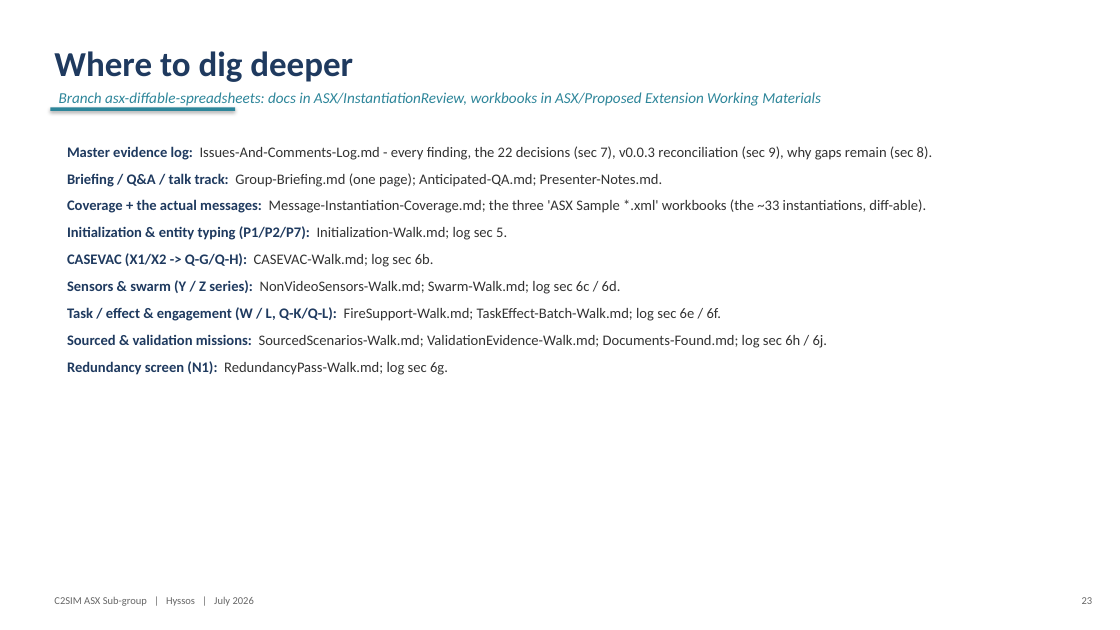
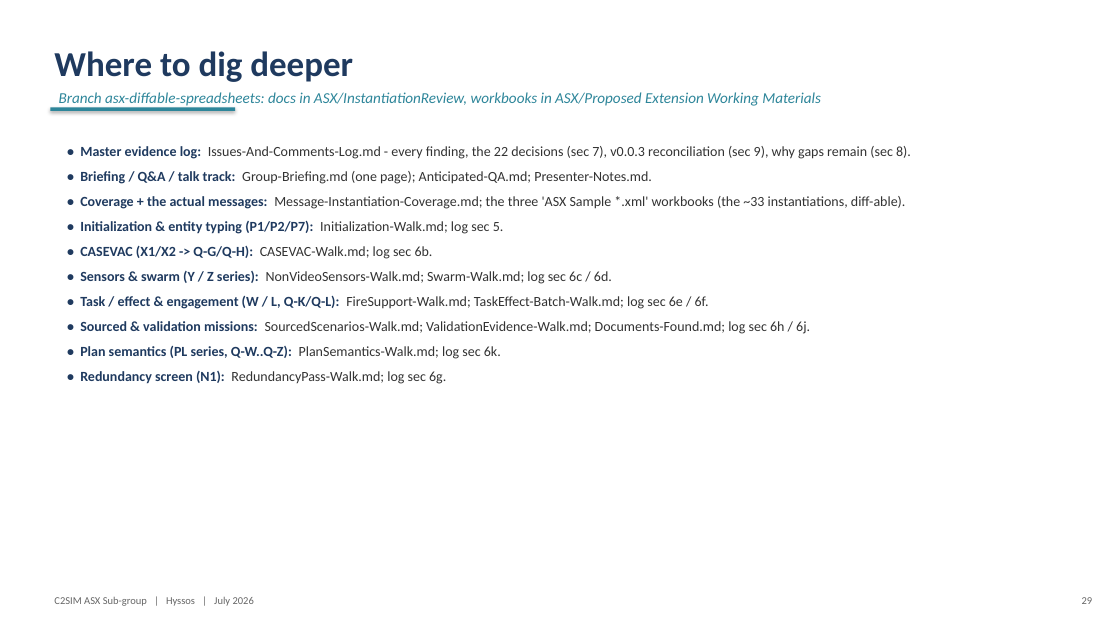
Before and after one commit to hyssostech/C2SIMArtifacts, a slide deck: slide 29 of Subgroups/ASX/InstantiationReview/ASX-Instantiation-Findings.pptx (slide 23 before the commit). Drawn at 1120x630 pixels with LibreOffice and Linux fonts; fonts in the diff are those of the drawing. Boxes give left, top, right and bottom in pixels: in the first picture for what was removed or moved away, otherwise in the second. Text is boxed around its words. In the diff, an @@ line names an element or a change of style, - is before the commit and + after.

```diff
--- a/Subgroups/ASX/InstantiationReview/ASX-Instantiation-Findings.pptx
+++ b/Subgroups/ASX/InstantiationReview/ASX-Instantiation-Findings.pptx
@@ text at <box>80,146,911,384</box>: text changed; size 12.5 to 12 pt @@
-Master evidence log: Issues-And-Comments-Log.md - every finding, the 22 decisions (sec 7), v0.0.3 reconciliation (sec 9), why gaps remain (sec 8).
-Briefing / Q&A / talk track: Group-Briefing.md (one page); Anticipated-QA.md; Presenter-Notes.md.
-Coverage + the actual messages: Message-Instantiation-Coverage.md; the three 'ASX Sample *.xml' workbooks (the ~33 instantiations, diff-able).
-Initialization & entity typing (P1/P2/P7): Initialization-Walk.md; log sec 5.
-CASEVAC (X1/X2 -> Q-G/Q-H): CASEVAC-Walk.md; log sec 6b.
-Sensors & swarm (Y / Z series): NonVideoSensors-Walk.md; Swarm-Walk.md; log sec 6c / 6d.
-Task / effect & engagement (W / L, Q-K/Q-L): FireSupport-Walk.md; TaskEffect-Batch-Walk.md; log sec 6e / 6f.
-Sourced & validation missions: SourcedScenarios-Walk.md; ValidationEvidence-Walk.md; Documents-Found.md; log sec 6h / 6j.
-Redundancy screen (N1): RedundancyPass-Walk.md; log sec 6g.
+• Master evidence log: Issues-And-Comments-Log.md - every finding, the 22 decisions (sec 7), v0.0.3 reconciliation (sec 9), why gaps remain (sec 8).
+• Briefing / Q&A / talk track: Group-Briefing.md (one page); Anticipated-QA.md; Presenter-Notes.md.
+• Coverage + the actual messages: Message-Instantiation-Coverage.md; the three 'ASX Sample *.xml' workbooks (the ~33 instantiations, diff-able).
+• Initialization & entity typing (P1/P2/P7): Initialization-Walk.md; log sec 5.
+• CASEVAC (X1/X2 -> Q-G/Q-H): CASEVAC-Walk.md; log sec 6b.
+• Sensors & swarm (Y / Z series): NonVideoSensors-Walk.md; Swarm-Walk.md; log sec 6c / 6d.
+• Task / effect & engagement (W / L, Q-K/Q-L): FireSupport-Walk.md; TaskEffect-Batch-Walk.md; log sec 6e / 6f.
+• Sourced & validation missions: SourcedScenarios-Walk.md; ValidationEvidence-Walk.md; Documents-Found.md; log sec 6h / 6j.
+• Plan semantics (PL series, Q-W..Q-Z): PlanSemantics-Walk.md; log sec 6k.
+• Redundancy screen (N1): RedundancyPass-Walk.md; log sec 6g.
```
Also in this commit, not shown: 22 other slides changed, 6 slides added, 18 other files.
